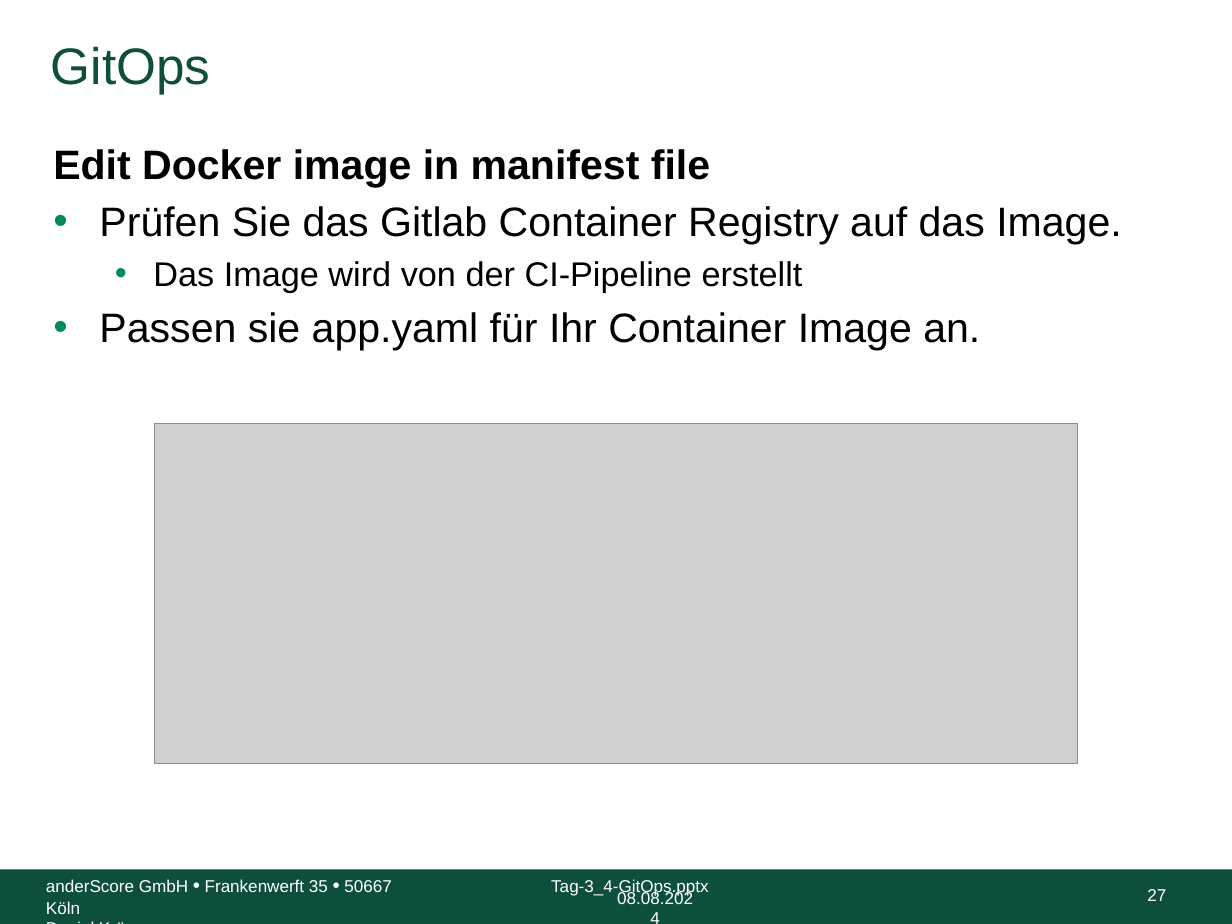
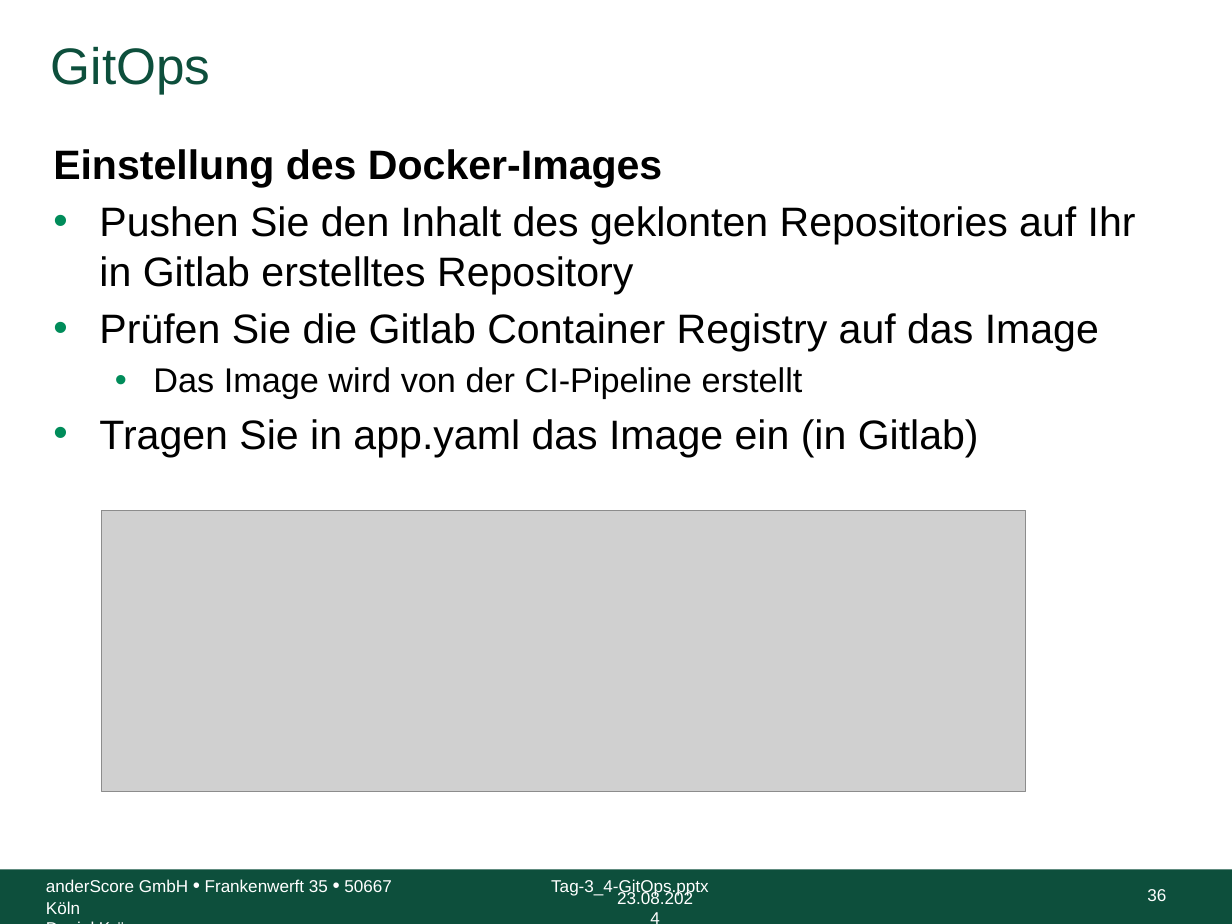
Before and after one commit to anderscore-gmbh/gitlab, a slide deck: slide 36 of slides/Tag-3_4-GitOps.pptx (slide 27 before the commit). Drawn at 1232x924 pixels with LibreOffice and Linux fonts; fonts in the diff are those of the drawing; grey boxes stand for pictures; background and template pictures are left out. Boxes give left, top, right and bottom in pixels: in the first picture for what was removed or moved away, otherwise in the second. Text is boxed around its words. In the diff, an @@ line names an element or a change of style, - is before the commit and + after.

```diff
--- a/slides/Tag-3_4-GitOps.pptx
+++ b/slides/Tag-3_4-GitOps.pptx
@@ text at <box>53,149,1136,352</box>: text changed @@
-Edit Docker image in manifest file
-• Prüfen Sie das Gitlab Container Registry auf das Image.
+Einstellung des Docker-Images
+• Pushen Sie den Inhalt des geklonten Repositories auf Ihr in Gitlab erstelltes Repository
+• Prüfen Sie die Gitlab Container Registry auf das Image
@@ text at <box>99,419,979,457</box>: text changed @@
-• Passen sie app.yaml für Ihr Container Image an.
+• Tragen Sie in app.yaml das Image ein (in Gitlab)
@@ picture: place and size @@
-picture at <box>154,424,1078,764</box>
+picture at <box>102,510,1026,791</box>
@@ text at <box>617,890,693,904</box>: text changed @@
-08.08.2024
+23.08.2024
@@ page number at <box>1147,889,1166,901</box>: text changed @@
-27
+36
```
Also in this commit, not shown: 44 other slides changed, 9 slides added.
